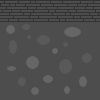
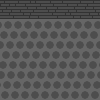
Comparing the layer stacks of the two w=100, h=100 images. Changes:
painted on "Hintergrund" over (x1=0, y1=19, x2=100, y2=100)
